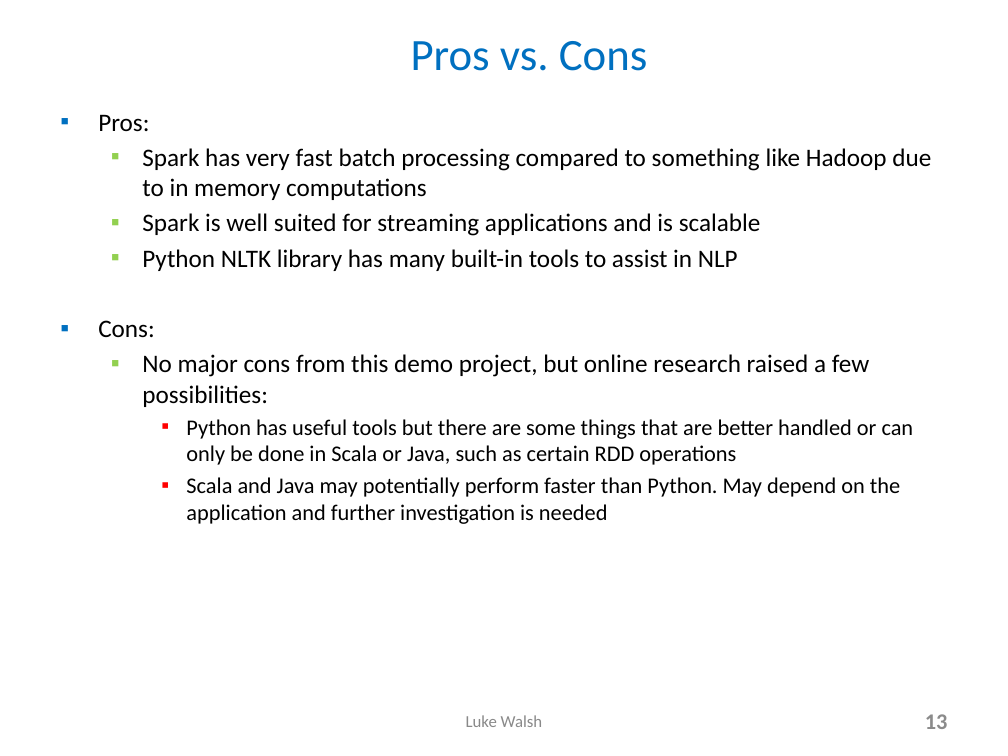
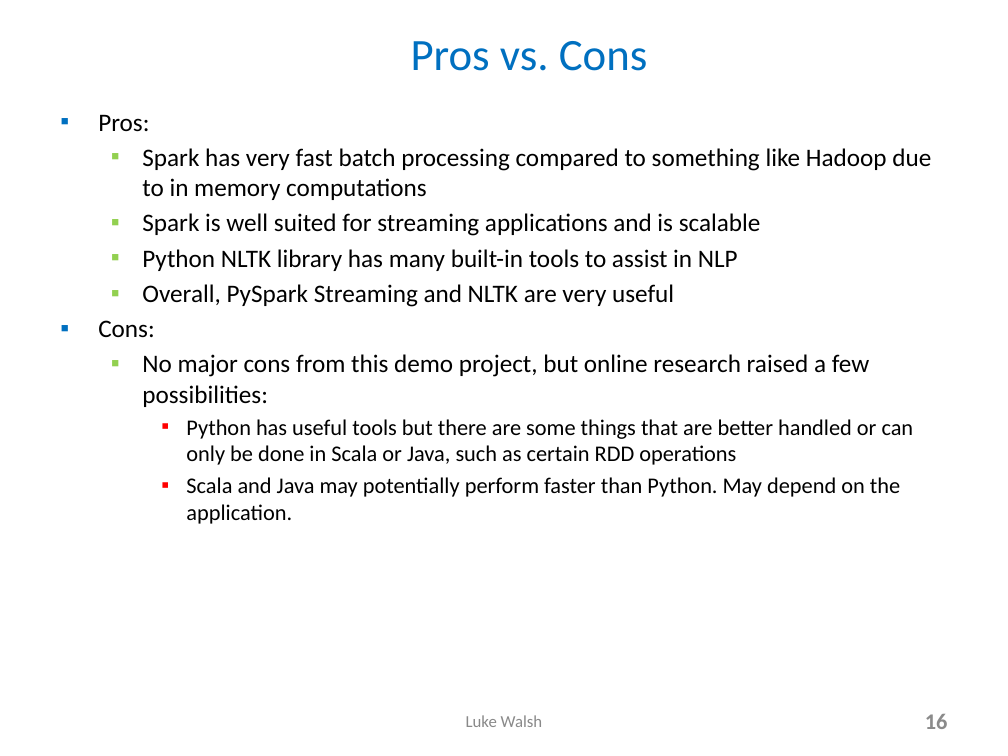
Before and after one commit to lukewalshct/Twitter_Sentiment, a slide deck: slide 16 of Spark_Streaming_NLTK_LWalsh_15min.pptx (slide 13 before the commit). Drawn at 1008x756 pixels with LibreOffice and Linux fonts; fonts in the diff are those of the drawing. Boxes give left, top, right and bottom in pixels: in the first picture for what was removed or moved away, otherwise in the second. Text is boxed around its words. In the diff, an @@ line names an element or a change of style, - is before the commit and + after.

```diff
--- a/Spark_Streaming_NLTK_LWalsh_15min.pptx
+++ b/Spark_Streaming_NLTK_LWalsh_15min.pptx
@@ text at (x1=142, y1=284, x2=674, y2=307): paragraph added @@
+  ▪ Overall, PySpark Streaming and NLTK are very useful
@@ text at (x1=186, y1=477, x2=900, y2=524): text changed @@
-    ▪ Scala and Java may potentially perform faster than Python. May depend on the application and further investigation is needed
+    ▪ Scala and Java may potentially perform faster than Python. May depend on the application.
@@ page number at (x1=925, y1=714, x2=948, y2=729): text changed @@
-13
+16
```
Also in this commit, not shown: 3 other slides changed, 3 slides added, 1 other file.
